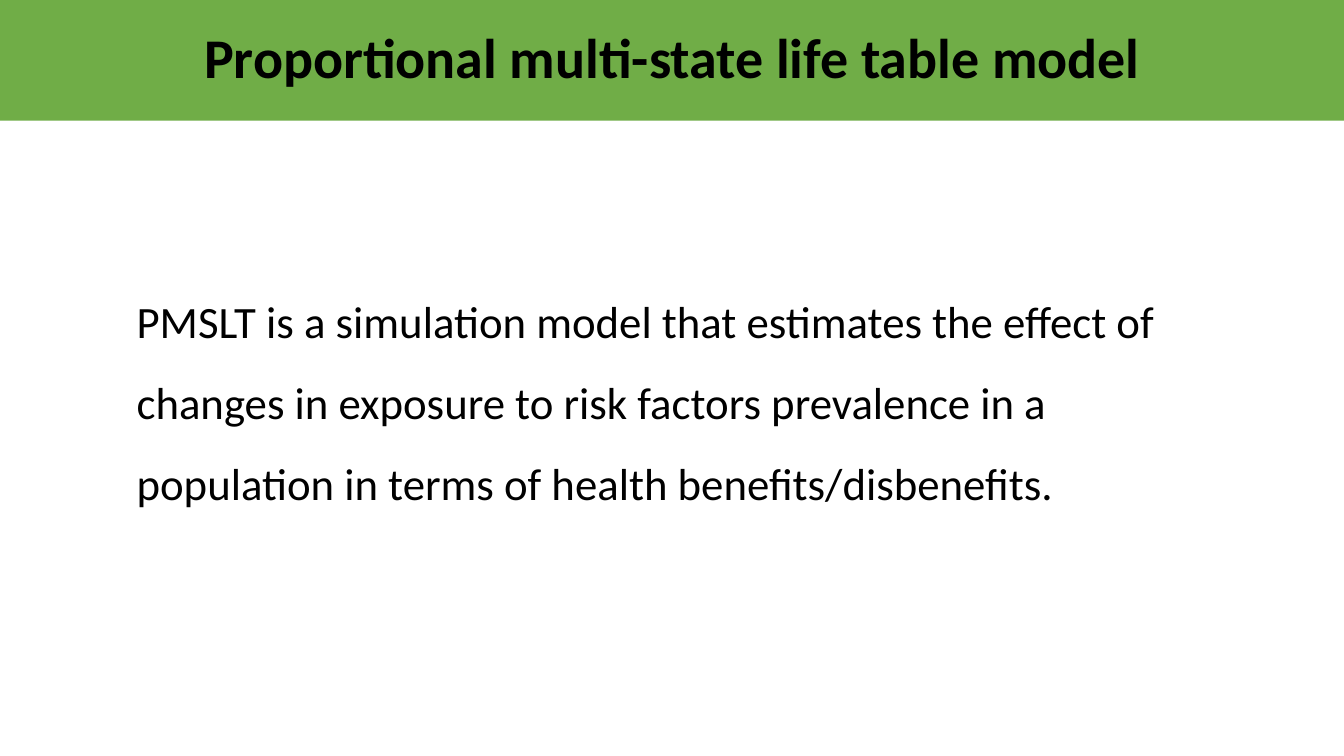
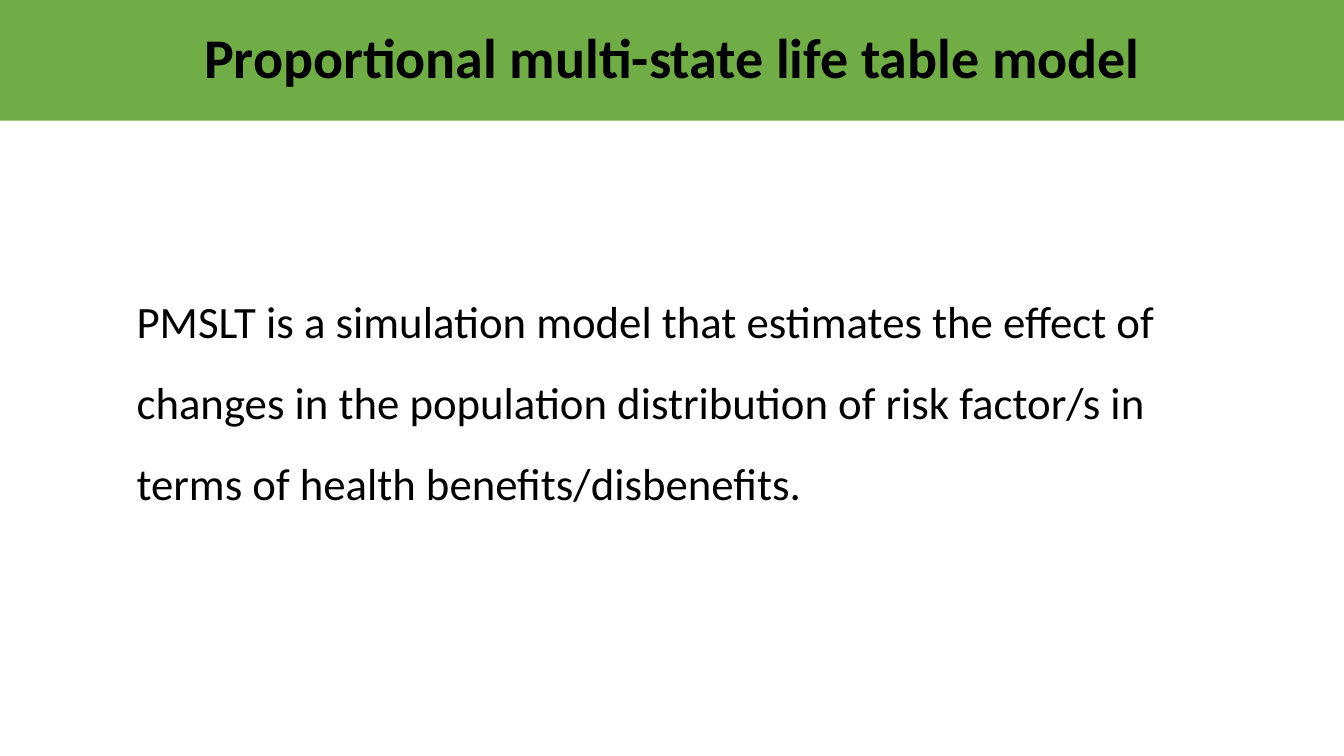
Before and after one commit to ITHIM/ITHIM-R, a slide deck: slide 1 of MSLT/structure/PMSLTframeworkV2.pptx. Drawn at 1344x756 pixels with LibreOffice and Linux fonts; fonts in the diff are those of the drawing. Boxes give left, top, right and bottom in pixels: in the first picture for what was removed or moved away, otherwise in the second. Text is boxed around its words. In the diff, an @@ line names an element or a change of style, - is before the commit and + after.

```diff
--- a/MSLT/structure/PMSLTframeworkV2.pptx
+++ b/MSLT/structure/PMSLTframeworkV2.pptx
@@ text at (137,307,1153,502): text changed @@
-PMSLT is a simulation model that estimates the effect of changes in exposure to risk factors prevalence in a population in terms of health benefits/disbenefits.
+PMSLT is a simulation model that estimates the effect of changes in the population distribution of risk factor/s in terms of health benefits/disbenefits.
```
Also in this commit, not shown: 2 other slides changed, 2 slides added, 1 slide removed, 2 other files.
